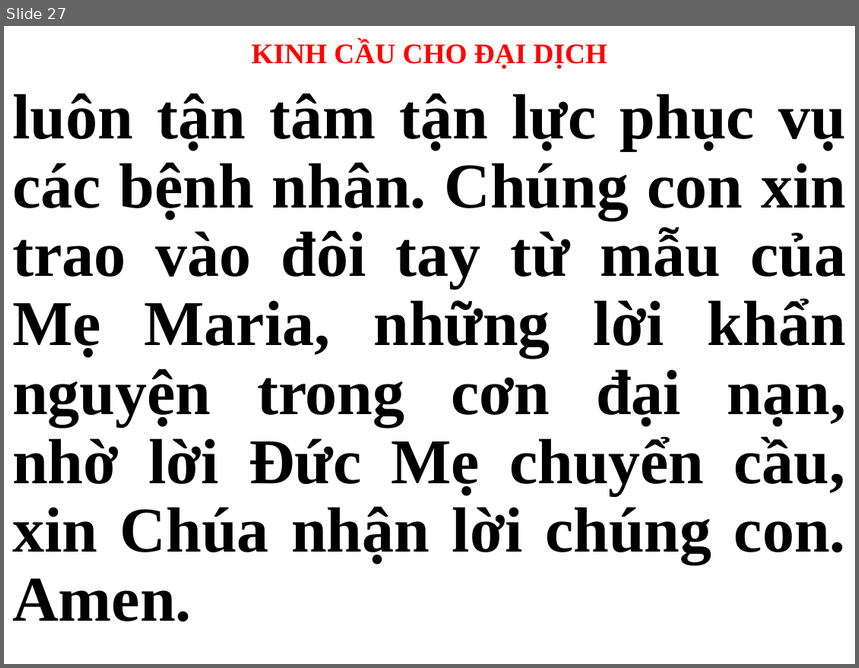
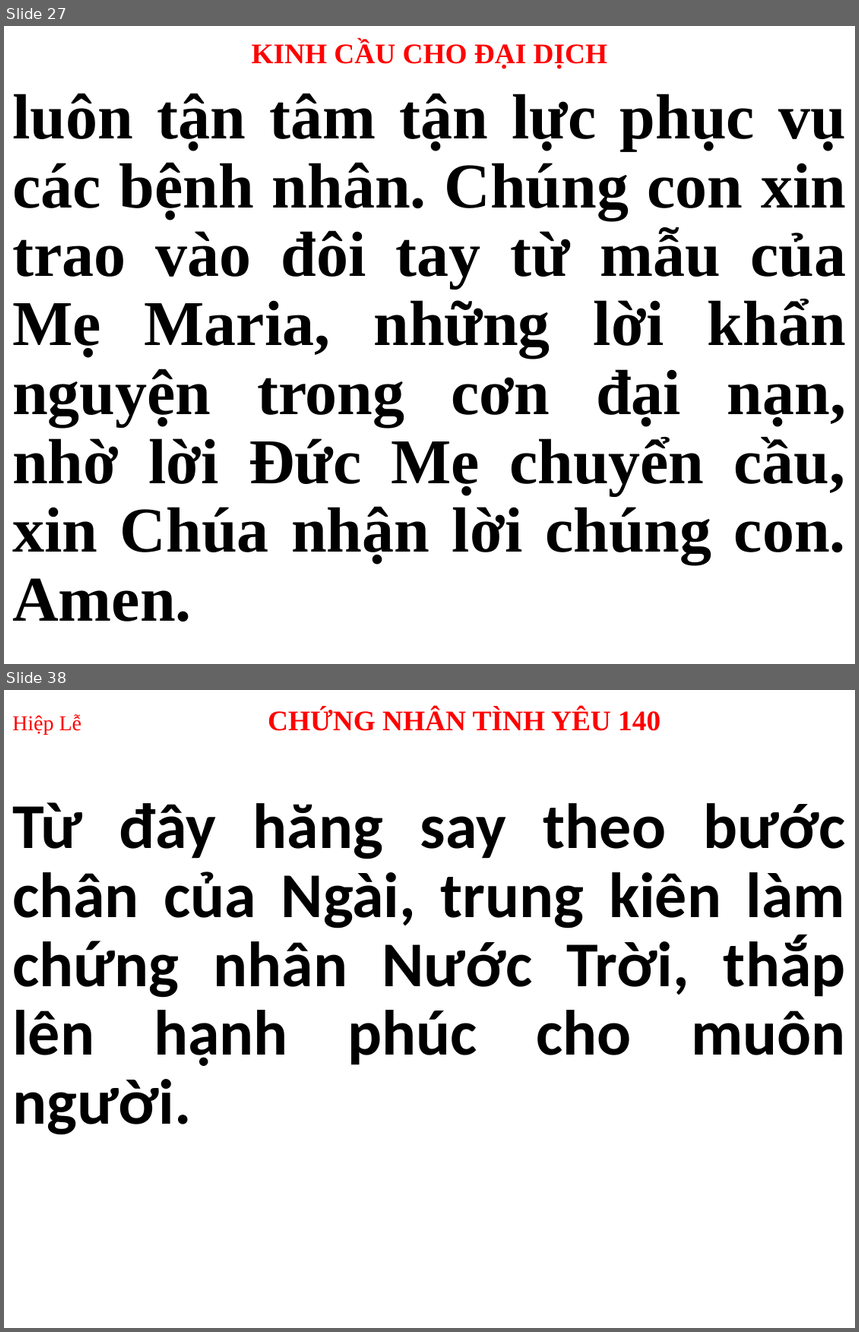
Before and after one commit to peteranh99/usb-songs, a slide deck: CN.pptx. Shown one above the other, each under a label of ours: slide 27 before the commit, slides 27 and 38 after it; the slides between them are not shown. The pictures are 859x668 and 859x1332 pixels, drawn with LibreOffice and Linux fonts; fonts in the diff are those of the drawing. Boxes give left, top, right and bottom in pixels: in the first picture for what was removed or moved away, otherwise in the second. Text is boxed around its words. In the diff, an @@ line names an element or a change of style, - is before the commit and + after.

```diff
--- a/CN.pptx
+++ b/CN.pptx
@@ slide 38 added at bbox=[4, 690, 855, 1328], background #FFFFFF @@
@@ title added at bbox=[12, 708, 661, 734], 24 pt, text #FF0000, bold @@
+Hiệp Lễ CHỨNG NHÂN TÌNH YÊU 140
@@ subtitle added at bbox=[12, 802, 846, 1135], 54 pt, text #000000, bold @@
+Từ đây hăng say theo bước chân của Ngài, trung kiên làm chứng nhân Nước Trời, thắp lên hạnh phúc cho muôn người.
```
Also in this commit, not shown: 28 other slides changed, 52 other slides added, 39 slides removed, 2 other files.
